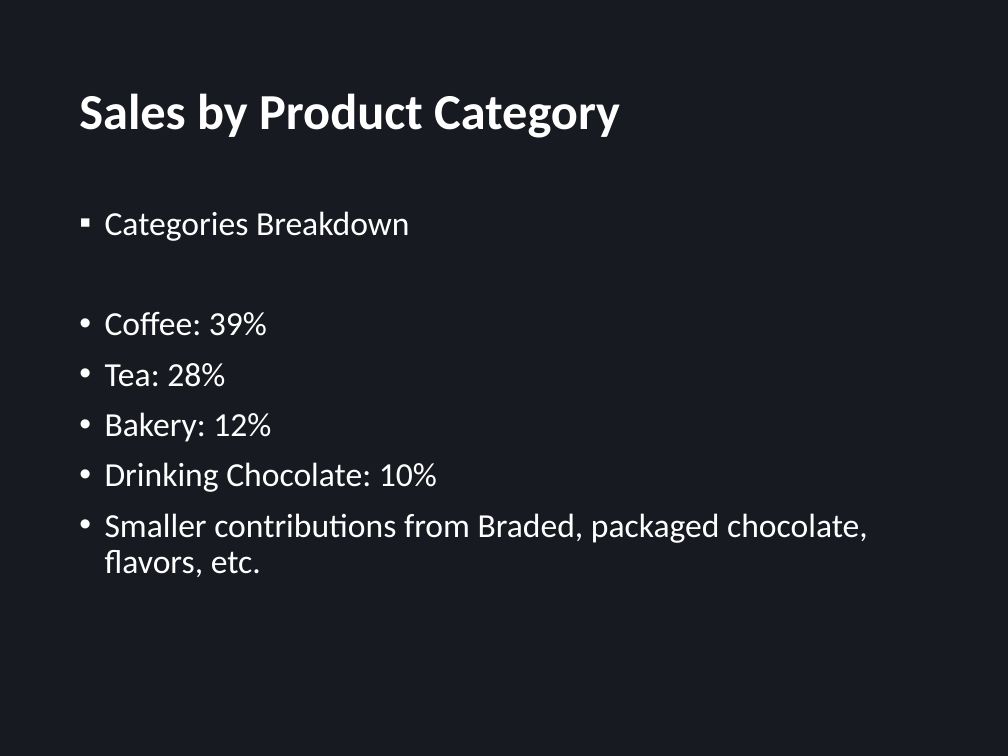
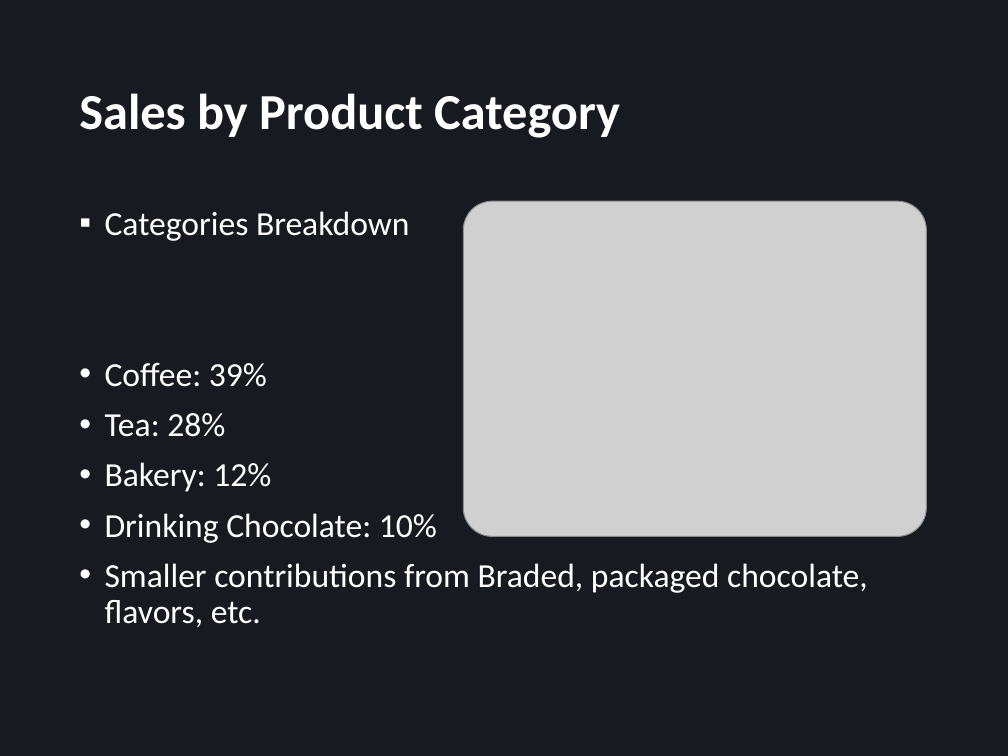
Before and after one commit to HamzahAsghar/Sales-on-the-Coffee-Shop-, a slide deck: slide 8 of Brief Analysis on Coffee_Shop_Sales.pptx. Drawn at 1008x756 pixels with LibreOffice and Linux fonts; fonts in the diff are those of the drawing; grey boxes stand for pictures. Boxes give left, top, right and bottom in pixels: in the first picture for what was removed or moved away, otherwise in the second. Text is boxed around its words. In the diff, an @@ line names an element or a change of style, - is before the commit and + after.

```diff
--- a/Brief Analysis on Coffee_Shop_Sales.pptx
+++ b/Brief Analysis on Coffee_Shop_Sales.pptx
@@ text "Categories Breakdown" rewrapped from [105, 211, 868, 577] to [105, 211, 868, 627] @@
@@ picture added at [464, 202, 926, 537] @@
```
Also in this commit, not shown: 5 other slides changed.
